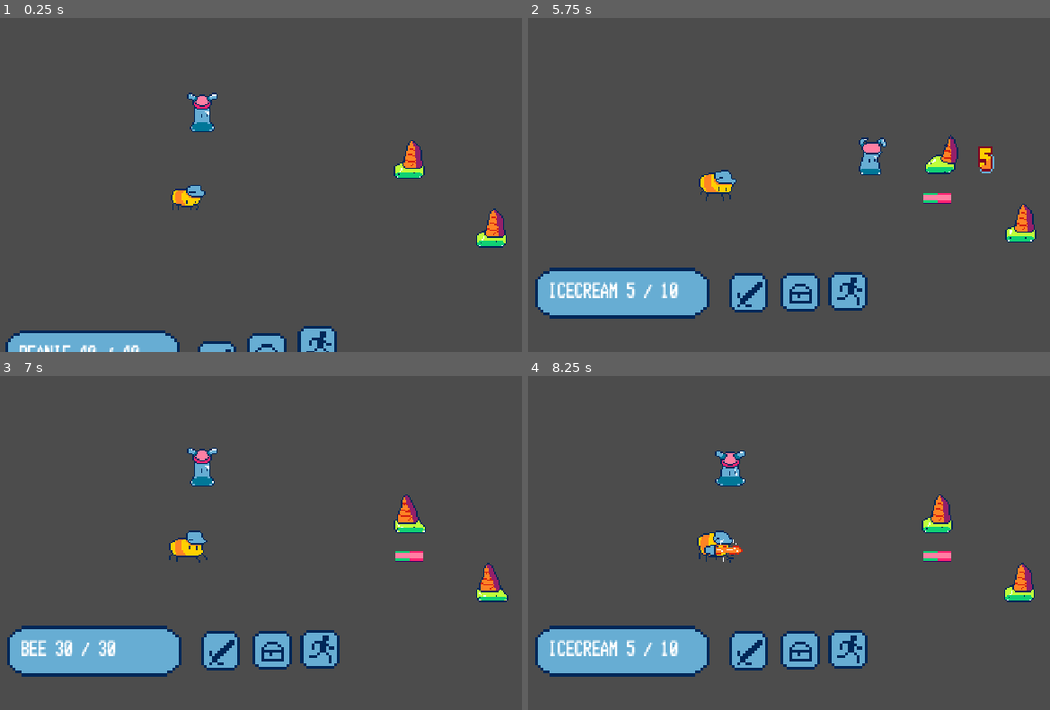
Above: before the commit, frames 1-4 (two rows, left to right).
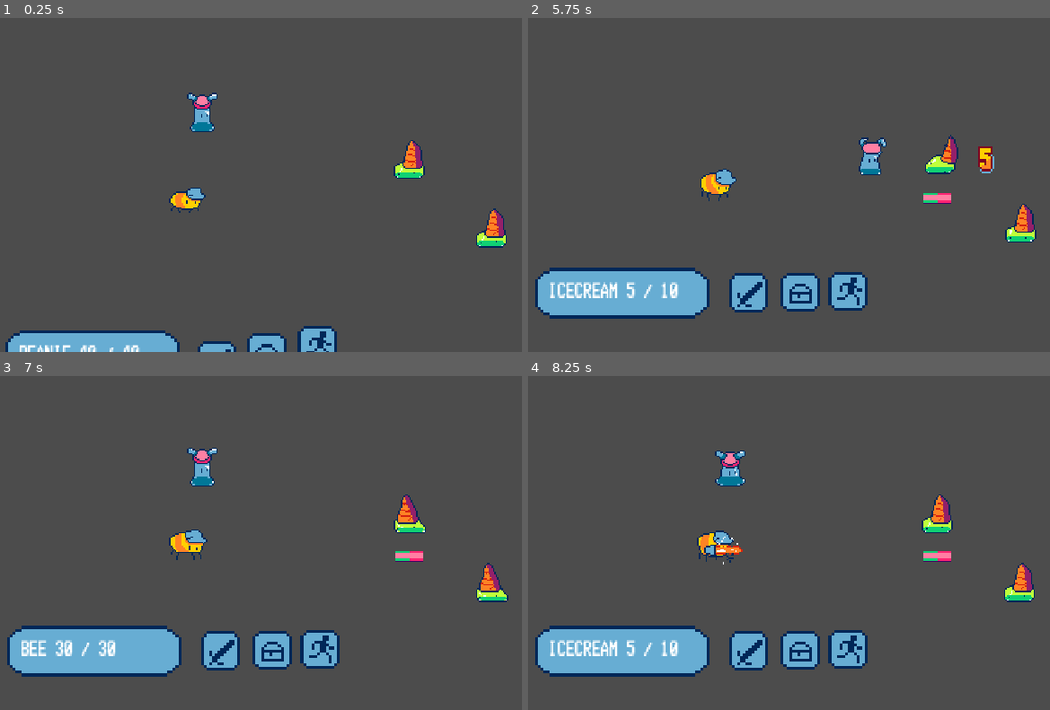
Above: after the commit, the same moments.

Repository: etherware-novice/slime-godot-game
Game: Godot game, scene res://Main.tscn
The game is run twice, just before and just after one commit, with the same random seed, the same clock (stepped at 60 frames per second) and the same inputs.
Inputs:
- Up to frame 1 (0.25 s): no input
- Up to frame 2 (5.75 s): tap Enter (ui_accept) at 0.5, 0.77, 1.52, 3.02, 3.77, 4.52 s; hold Right (ui_right) 0.53-1.28 s; hold Left (ui_left) 1.28-2.03 s; hold Right (ui_right) 2.03-3.53 s; hold Left (ui_left) from 3.53 s (still down)
- Up to frame 3 (7 s): release Left (ui_left) at 5.78 s; hold Right (ui_right) from 5.78 s (still down); tap Enter (ui_accept) at 6.02, 6.77 s
- Up to frame 4 (8.25 s): tap Enter (ui_accept) at 7.52 s; release Right (ui_right) at 8.03 s; hold Left (ui_left) from 8.03 s (still down)

The runs differ from the first frame. In frame 1, 0.3% of the frame differs, in the area x 32-40%, y 50-59%; in frame 2, 0.2%; in frame 3, 0.3%, in the area x 32-40%, y 45-56%; in frame 4, less than 0.1%.

Commit message:
fixed bee damage and random targeting

Diff:
--- a/icecream.gd
+++ b/icecream.gd
@@ -16,6 +16,7 @@
 	var ini = position
 
 	var player = get_tree().get_nodes_in_group("party").duplicate()
+	randomize()
 	player.shuffle()
 	player = player.pop_front()
 	var peak = player.position
--- a/tbee.tscn
+++ b/tbee.tscn
@@ -1,9 +1,10 @@
-[gd_scene load_steps=21 format=2]
+[gd_scene load_steps=27 format=2]
 
 [ext_resource path="res://art/tbee_attack.png" type="Texture" id=1]
 [ext_resource path="res://art/tbee_idle.png" type="Texture" id=2]
 [ext_resource path="res://tbee.gd" type="Script" id=3]
 [ext_resource path="res://art/tbee_sword.png" type="Texture" id=4]
+[ext_resource path="res://art/tbee_hurt.png" type="Texture" id=5]
 
 [sub_resource type="AtlasTexture" id=1]
 atlas = ExtResource( 1 )
@@ -23,6 +24,26 @@
 
 [sub_resource type="AtlasTexture" id=5]
 atlas = ExtResource( 1 )
+region = Rect2( 128, 0, 32, 32 )
+
+[sub_resource type="AtlasTexture" id=17]
+atlas = ExtResource( 5 )
+region = Rect2( 0, 0, 32, 32 )
+
+[sub_resource type="AtlasTexture" id=18]
+atlas = ExtResource( 5 )
+region = Rect2( 32, 0, 32, 32 )
+
+[sub_resource type="AtlasTexture" id=19]
+atlas = ExtResource( 5 )
+region = Rect2( 64, 0, 32, 32 )
+
+[sub_resource type="AtlasTexture" id=20]
+atlas = ExtResource( 5 )
+region = Rect2( 96, 0, 32, 32 )
+
+[sub_resource type="AtlasTexture" id=21]
+atlas = ExtResource( 5 )
 region = Rect2( 128, 0, 32, 32 )
 
 [sub_resource type="AtlasTexture" id=6]
@@ -50,6 +71,11 @@
 "frames": [ SubResource( 1 ), SubResource( 2 ), SubResource( 3 ), SubResource( 4 ), SubResource( 5 ) ],
 "loop": true,
 "name": "attack",
+"speed": 5.0
+}, {
+"frames": [ SubResource( 17 ), SubResource( 18 ), SubResource( 19 ), SubResource( 20 ), SubResource( 21 ) ],
+"loop": true,
+"name": "hurt",
 "speed": 5.0
 }, {
 "frames": [ SubResource( 6 ), SubResource( 7 ), SubResource( 8 ), SubResource( 9 ), SubResource( 10 ) ],
@@ -89,7 +115,7 @@
 scale = Vector2( 2, 2 )
 frames = SubResource( 11 )
 animation = "idle"
-frame = 3
+frame = 2
 playing = true
 
 [node name="CollisionShape2D" type="CollisionShape2D" parent="."]
@@ -101,7 +127,6 @@
 visible = false
 scale = Vector2( 2, 2 )
 frames = SubResource( 16 )
-frame = 2
 playing = true
 
 [node name="Tween" type="Tween" parent="."]
Binary file added: art/tbee_hurt.png
Not shown, added: art/tbee_hurt.png.import
Binary file added: raw/tbee_hurt.aseprite
